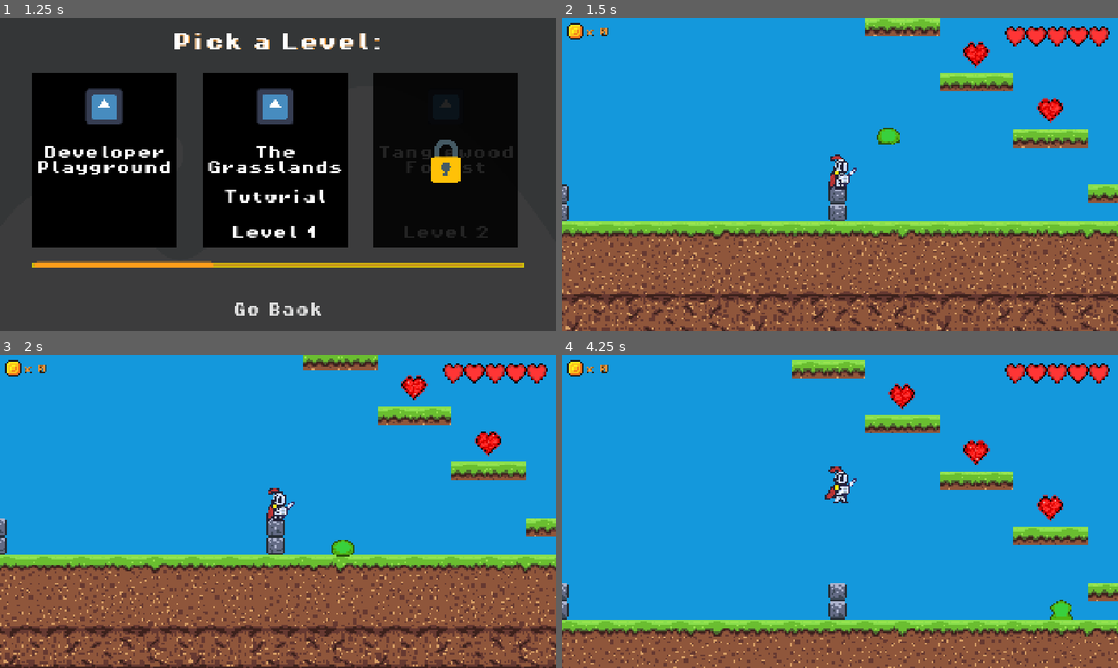
Above: before the commit, frames 1-4 (two rows, left to right).
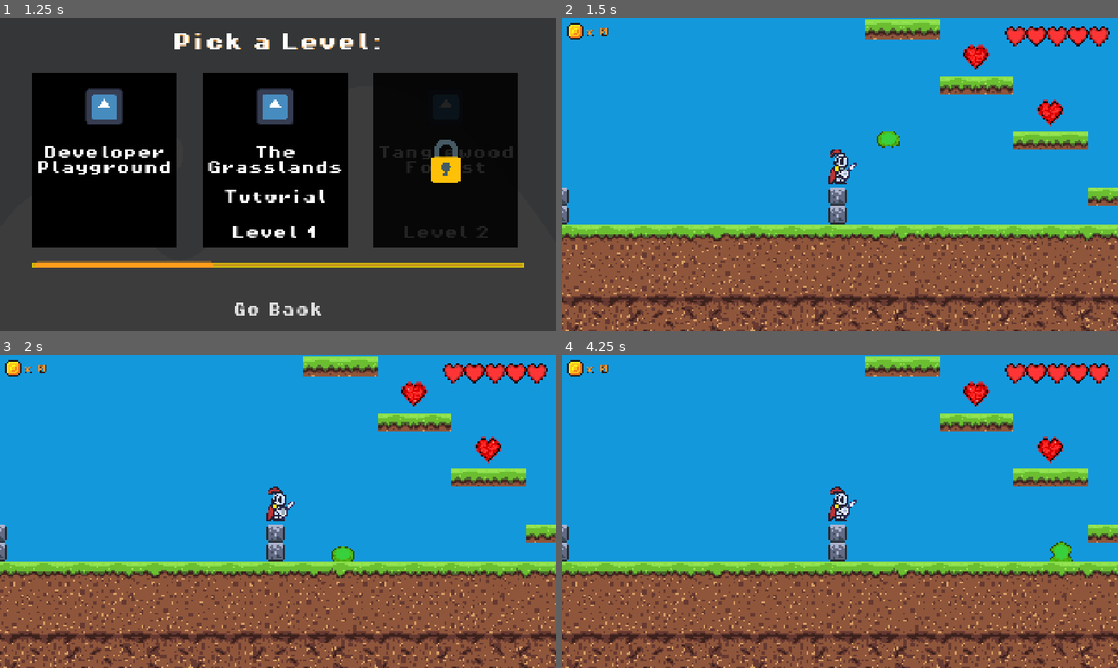
Above: after the commit, the same moments.

Repository: MarcusFDev/2d-action-rpg
Game: Godot game, scene res://scenes/ui/main_menu.tscn
Two runs of this game, one before a commit and one after it. Both use one fixed random seed, a clock stepped at 60 frames per second and the inputs below. The engine's default icon, where the game draws it, is replaced by a stand-in: a white triangle on a blue panel in a dark square.
Inputs (mouse positions are in pixels of both pictures, inside the frame that each line leads up to):
- Up to frame 1 (1.25 s): click "Play" at 0.5 s
- Up to frame 2 (1.5 s): click "Developer Playground" at 1.25 s
- Up to frame 3 (2 s): no input
- Up to frame 4 (4.25 s): tap Enter at 2 s; move the mouse to (962, 495) at 2.02 s; hold Up (ui_up) 2.03-2.75 s; tap Space (jump) at 2.1, 2.27, 2.57, 3.8 s; click (962, 495) at 2.17 s; drag from (728, 527) to (973, 445) at 2.77 s; move the mouse to (895, 442) at 3.52 s; hold A (move_left) from 3.53 s (still down); tap O at 3.6 s

Frame 1 is identical in both runs. In frame 2, 19% of the frame differs, in the area x 0-100%, y 0-100%; in frame 3, 24%; in frame 4, 37%.
Error after the commit: Invalid call. Nonexistent function 'just_landed' in base 'Node (GroundCheckComponent)'. (res://scripts/player/player.gd:146)

Commit message:
Add: Wired up Player Jump with new MultiJump feature.

Diff:
--- a/game/scripts/player/player.gd
+++ b/game/scripts/player/player.gd
@@ -29,6 +29,7 @@
 
 # Script Variables
 var current_health : int = starting_health
+var was_grounded: bool = false
 
 # ==============================
 # ===== Intialization =====
@@ -49,8 +50,8 @@
 
 func _idle_state() -> void:
 	idle_state.handle_input = func(_event: InputEvent) -> State:
-		var is_grounded: bool = ground_check_component.is_grounded
-		if InputManagerClass.is_jump_pressed() and is_grounded:
+		#var is_grounded: bool = ground_check_component.is_grounded
+		if InputManagerClass.is_jump_pressed() and jump_component.can_jump():
 			if idle_state.enable_debug:
 				print("Player Jump Key detected. Switching to: ", jump_state)
 			return jump_state
@@ -90,7 +91,7 @@
 				print("Player Movement ended. Switching to:", idle_state)
 			return idle_state
 
-		if InputManagerClass.is_jump_pressed() and is_grounded:
+		if InputManagerClass.is_jump_pressed() and jump_component.can_jump():
 			if move_state.enable_debug:
 				print("Player Jump Key detected. Switching to: ", jump_state)
 			return jump_state
@@ -117,6 +118,11 @@
 		velocity.x = lerp(velocity.x, target_speed, 0.1)
 
 		move_and_slide()
+
+		if InputManagerClass.is_jump_pressed() and jump_component.can_jump():
+			if move_state.enable_debug:
+				print("Player Jump Key detected. Switching to: ", jump_state)
+			return jump_state
 
 		var is_grounded: bool = ground_check_component.is_grounded
 		if is_grounded:
@@ -137,9 +143,14 @@
 
 func _physics_process(delta: float) -> void:
 	ground_check_component.apply(delta)
+	if ground_check_component.just_landed():
+		jump_component.reset_jump_counter()
+
 	flip_component.apply(delta)
 	state_machine.process_physics(delta)
 	jump_component.update_timer(delta)
+
+	ground_check_component.post_update()
 
 func _process(delta: float) -> void:
 	state_machine.process_frame(delta)
